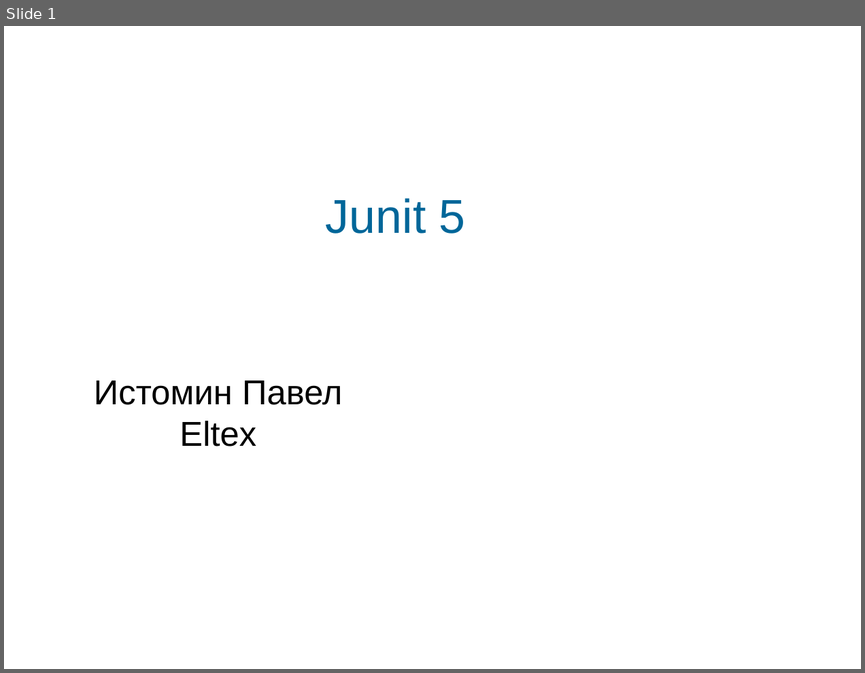
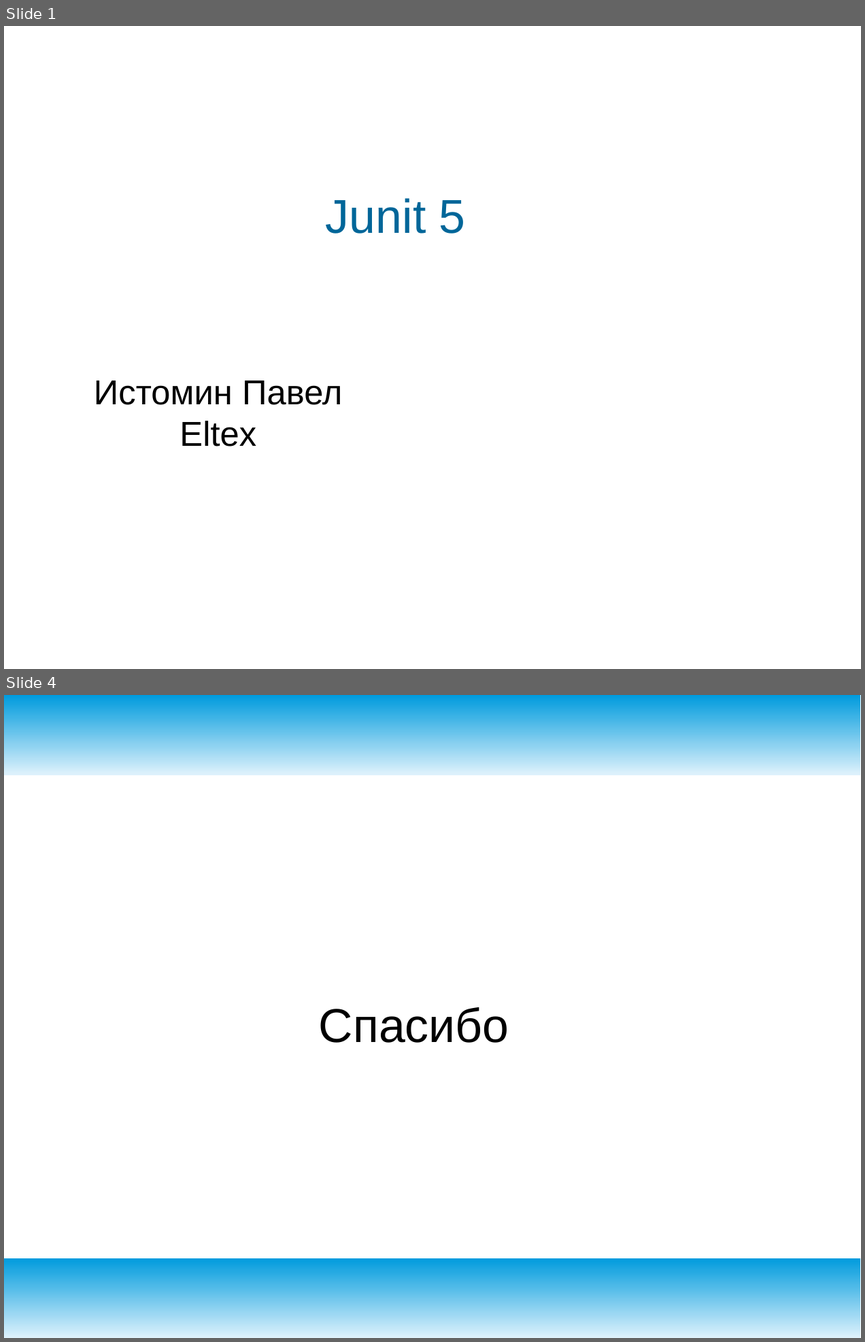
Before and after one commit to robober/school, a slide deck: school.odp. Shown one above the other, each under a label of ours: slide 1 before the commit, slides 1 and 4 after it; the slides between them are not shown. The pictures are 865x673 and 865x1342 pixels, drawn with LibreOffice and Linux fonts; fonts in the diff are those of the drawing; background and template pictures are left out. Boxes give left, top, right and bottom in pixels: in the first picture for what was removed or moved away, otherwise in the second. Text is boxed around its words. In the diff, an @@ line names an element or a change of style, - is before the commit and + after.

```diff
--- a/school.odp
+++ b/school.odp
@@ slide 4 added at (4, 695, 861, 1338), background #FFFFFF @@
@@ rectangle added at (4, 695, 861, 775), fill gradient #DFF2FC to #009BDD @@
@@ title added at (319, 1007, 509, 1042), 44 pt, text #000000 @@
+Спасибо
@@ rectangle added at (4, 1258, 861, 1338), fill gradient #DFF2FC to #009BDD @@
```
Also in this commit, not shown: 1 slide changed, 1 other slide added, 10 other files.
